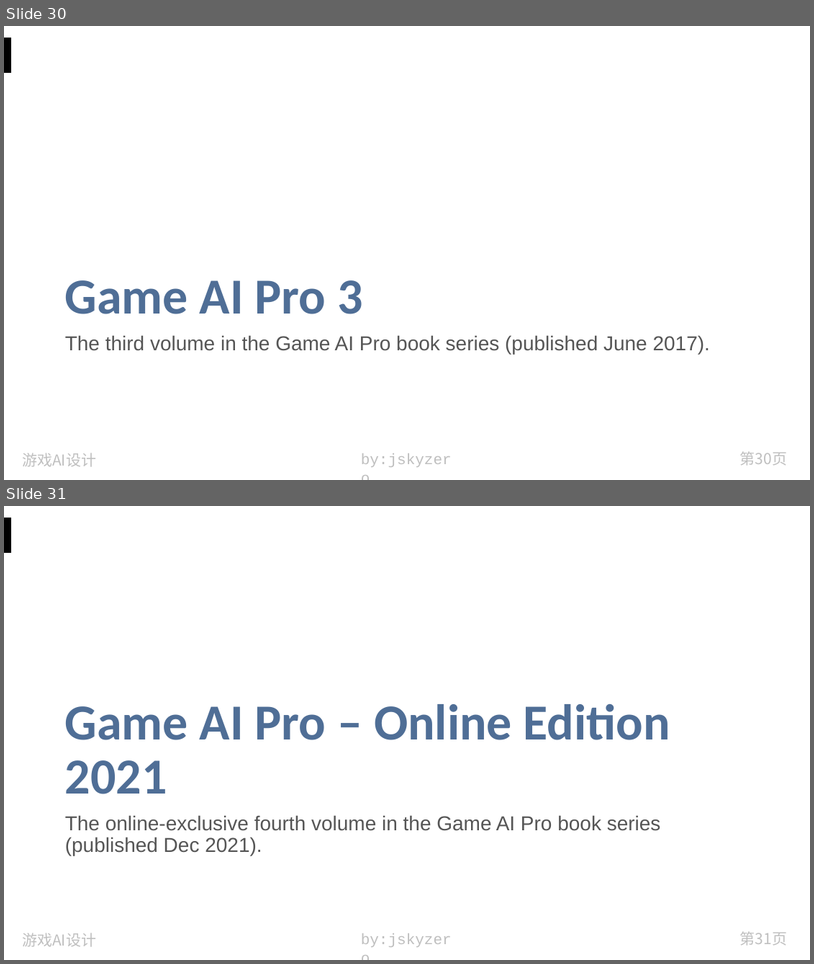
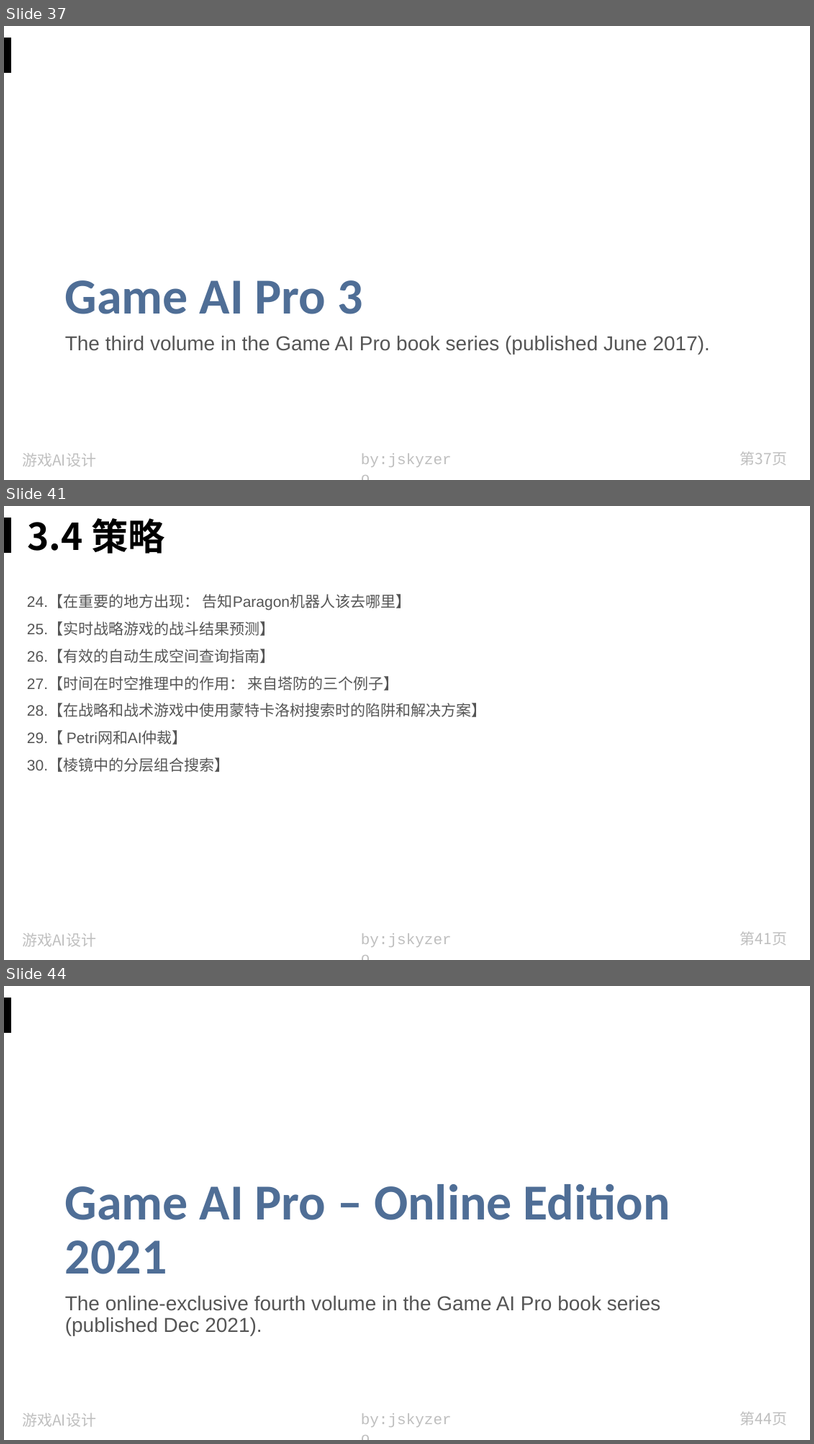
Before and after one commit to jskyzero/design.jskyzero.com, a slide deck: assets/img/skill/GameAIPro/Game AI Pro.pptx. Shown one above the other, each under a label of ours: slides 30 and 31 before the commit, slides 37, 41 and 44 after it; the slides between them are not shown. The pictures are 814x964 and 814x1444 pixels, drawn with LibreOffice and Linux fonts; fonts in the diff are those of the drawing. Boxes give left, top, right and bottom in pixels: in the first picture for what was removed or moved away, otherwise in the second. Text is boxed around its words. In the diff, an @@ line names an element or a change of style, - is before the commit and + after.

```diff
--- a/assets/img/skill/GameAIPro/Game AI Pro.pptx
+++ b/assets/img/skill/GameAIPro/Game AI Pro.pptx
@@ slide 41 added at <box>4,506,810,960</box>, background #FFFFFF; not listed: 4 template elements that a slide beside it also shows @@
@@ title added at <box>27,518,165,554</box>, 44 pt, text #000000, bold @@
+3.4 策略
@@ text added at <box>27,594,486,772</box>, 18 pt, text #555555 @@
+24.【在重要的地方出现： 告知Paragon机器人该去哪里】
+25.【实时战略游戏的战斗结果预测】
+26.【有效的自动生成空间查询指南】
+27.【时间在时空推理中的作用： 来自塔防的三个例子】
+28.【在战略和战术游戏中使用蒙特卡洛树搜索时的陷阱和解决方案】
+29.【 Petri网和AI仲裁】
+30.【棱镜中的分层组合搜索】
@@ what was slide 30 is now slide 37 @@
@@ page number at <box>741,452,787,465</box>: text changed @@
-第30页
+第37页
@@ what was slide 31 is now slide 44 @@
@@ page number at <box>741,1412,787,1425</box>: text changed @@
-第31页
+第44页
```
Also in this commit, not shown: 7 slides changed, 13 other slides added, 1 slide removed, 32 other files.
